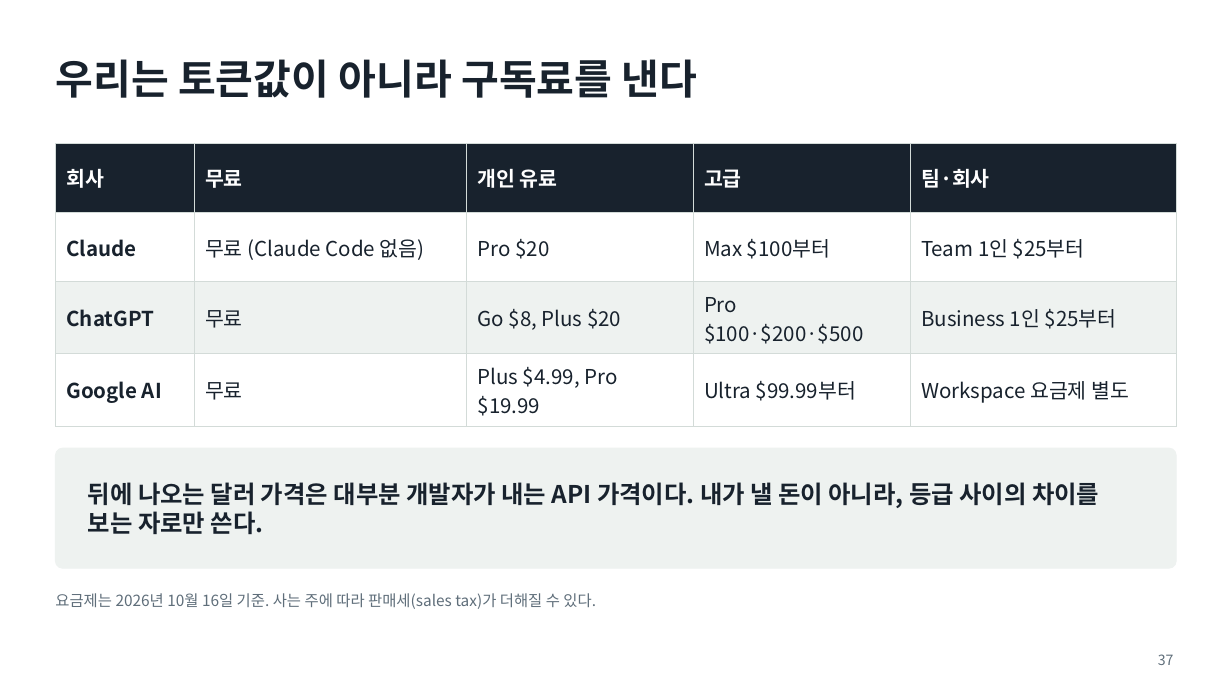
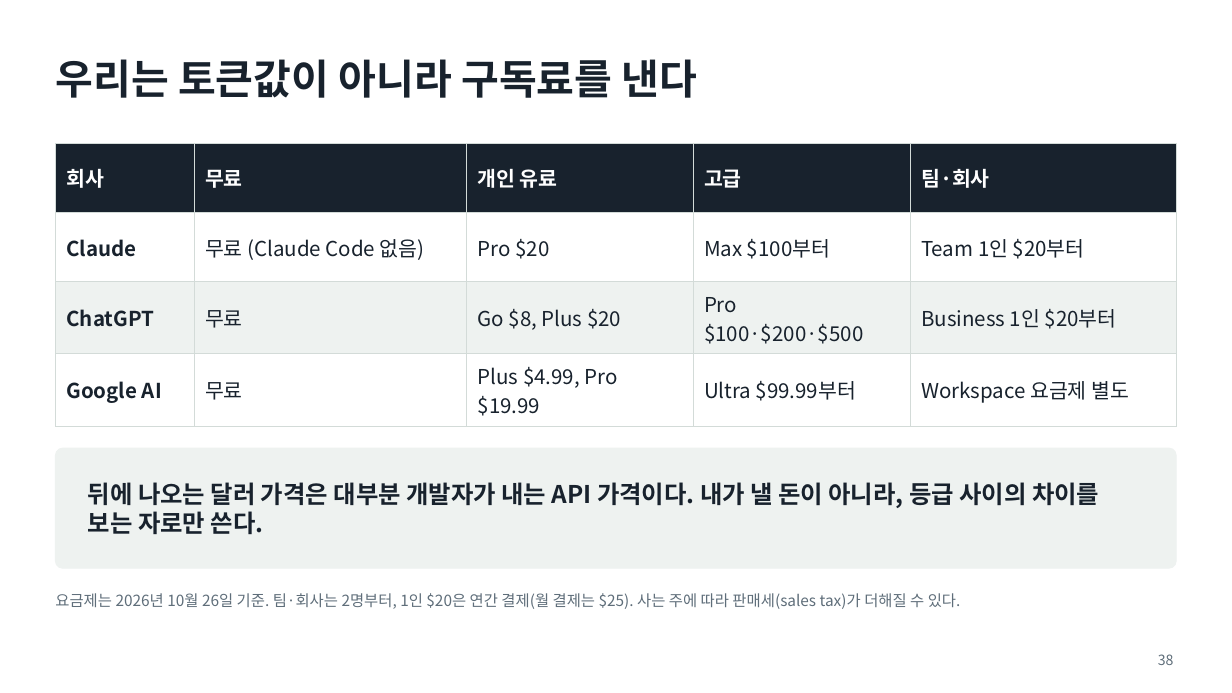
Before and after one commit to aplaxas/AI-Harness, a slide deck: slide 38 of courses/ai-for-work/1-week/decks/1주차-AI와-일하는-법.pptx (slide 37 before the commit). Drawn at 1232x693 pixels with LibreOffice and Linux fonts; fonts in the diff are those of the drawing. Boxes give left, top, right and bottom in pixels: in the first picture for what was removed or moved away, otherwise in the second. Text is boxed around its words. In the diff, an @@ line names an element or a change of style, - is before the commit and + after.

```diff
--- a/courses/ai-for-work/1-week/decks/1주차-AI와-일하는-법.pptx
+++ b/courses/ai-for-work/1-week/decks/1주차-AI와-일하는-법.pptx
@@ table at bbox=[55, 143, 1177, 420] @@
-row 2, column 5: Team 1인 $25부터
+row 2, column 5: Team 1인 $20부터
-row 3, column 5: Business 1인 $25부터
+row 3, column 5: Business 1인 $20부터
@@ text at bbox=[55, 593, 961, 609]: text changed @@
-요금제는 2026년 10월 16일 기준. 사는 주에 따라 판매세(sales tax)가 더해질 수 있다.
+요금제는 2026년 10월 26일 기준. 팀·회사는 2명부터, 1인 $20은 연간 결제(월 결제는 $25). 사는 주에 따라 판매세(sales tax)가 더해질 수 있다.
@@ page number at bbox=[1158, 654, 1174, 665]: text changed @@
-37
+38
```
Also in this commit, not shown: 22 other slides changed, 1 slide added, 15 other files.
